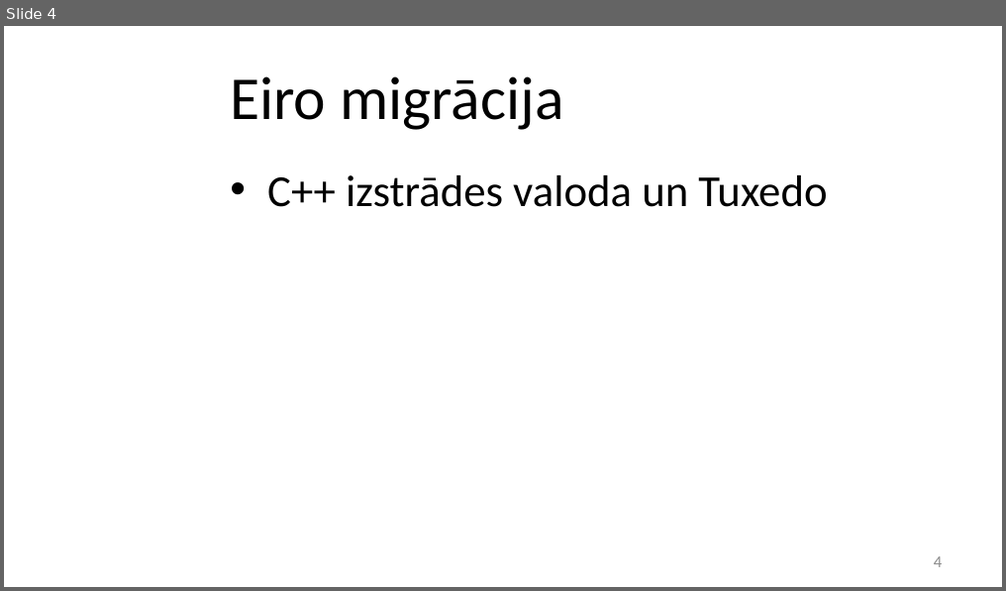
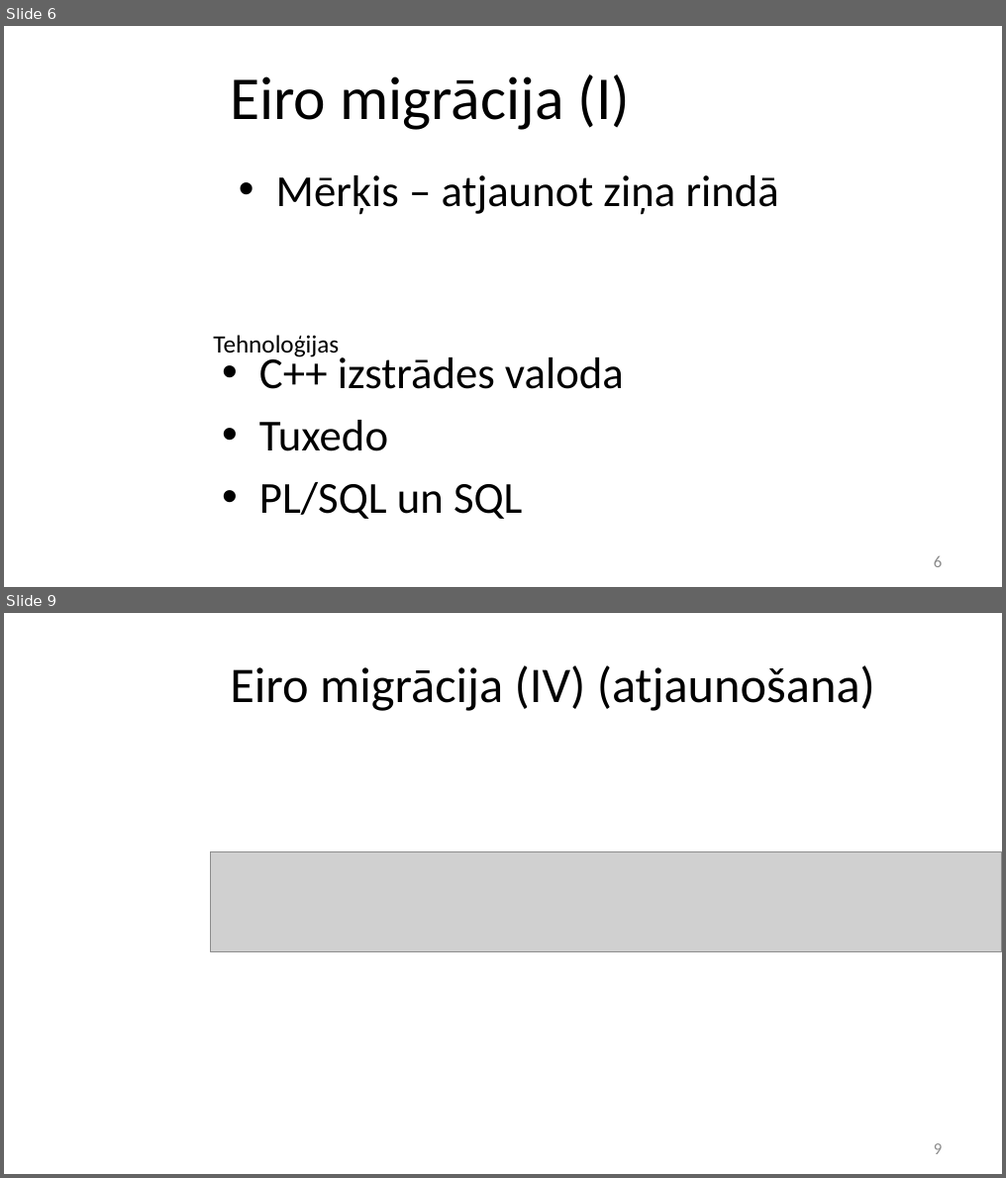
Before and after one commit to stabone/lore-parit, a slide deck: prezentacija.pptx. Shown one above the other, each under a label of ours: slide 4 before the commit, slides 6 and 9 after it; the slides between them are not shown. The pictures are 1006x591 and 1006x1178 pixels, drawn with LibreOffice and Linux fonts; fonts in the diff are those of the drawing; grey boxes stand for pictures; background and template pictures are left out. Boxes give left, top, right and bottom in pixels: in the first picture for what was removed or moved away, otherwise in the second. Text is boxed around its words. In the diff, an @@ line names an element or a change of style, - is before the commit and + after.

```diff
--- a/prezentacija.pptx
+++ b/prezentacija.pptx
@@ slide 9 added at (x1=4, y1=613, x2=1002, y2=1174), background picture (left out) @@
@@ title added at (x1=230, y1=665, x2=875, y2=711), 36 pt, text #000000 @@
+Eiro migrācija (IV) (atjaunošana)
@@ picture added at (x1=211, y1=853, x2=1002, y2=953) @@
@@ page number added at (x1=934, y1=1144, x2=942, y2=1155), 12 pt, text #8C8C8C @@
+9
@@ what was slide 4 is now slide 6 @@
@@ slide 6 changed as well @@
@@ title at (x1=230, y1=75, x2=631, y2=130): text changed @@
-Eiro migrācija
+Eiro migrācija (I)
@@ text added at (x1=276, y1=175, x2=779, y2=215), 32 pt, text #000000 @@
+• Mērķis – atjaunot ziņa rindā
@@ text added at (x1=213, y1=335, x2=339, y2=358), 18 pt, text #000000 @@
+Tehnoloģijas
@@ text at (x1=259, y1=352, x2=624, y2=519): text changed @@
-• C++ izstrādes valoda un Tuxedo
+• C++ izstrādes valoda
+• Tuxedo
+• PL/SQL un SQL
@@ page number at (x1=934, y1=557, x2=942, y2=568): text changed @@
-4
+6
```
Also in this commit, not shown: 8 other slides changed, 14 other slides added.
